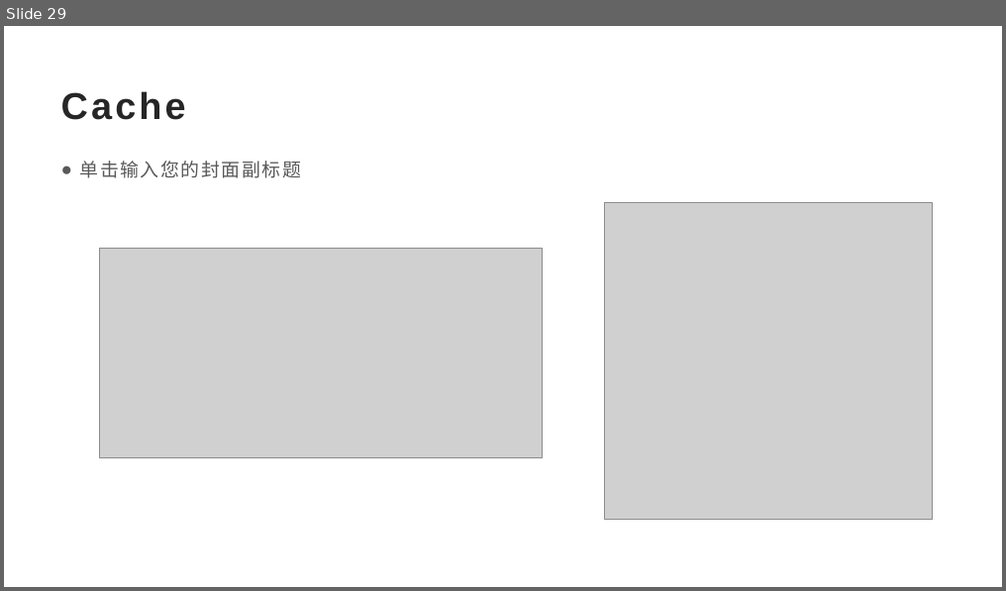
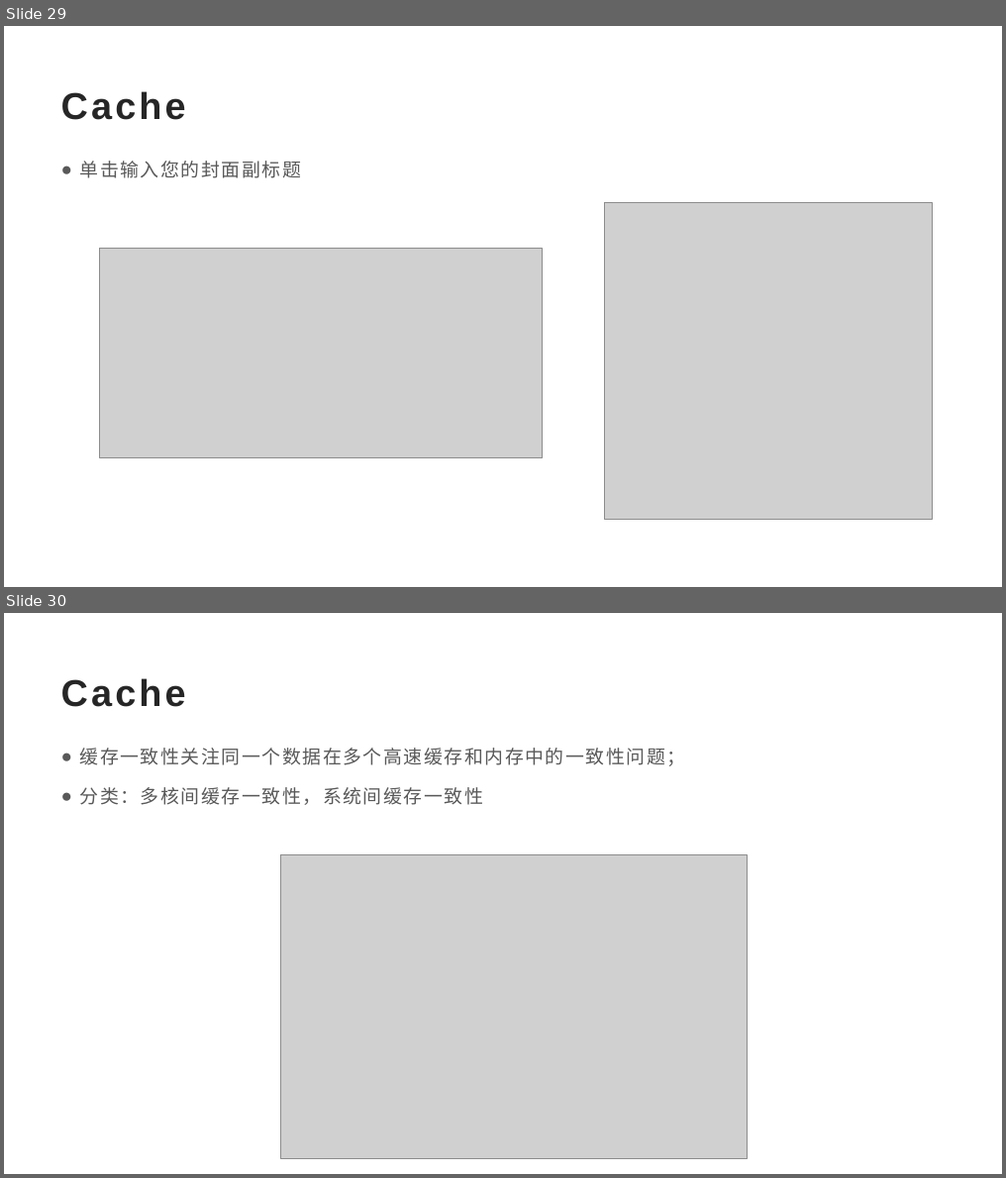
Before and after one commit to dongdongou/ARMv8-A-, a slide deck: ARMv8-A基础介绍.pptx. Shown one above the other, each under a label of ours: slide 29 before the commit, slides 29 and 30 after it. The pictures are 1006x591 and 1006x1178 pixels, drawn with LibreOffice and Linux fonts; fonts in the diff are those of the drawing; grey boxes stand for pictures. Boxes give left, top, right and bottom in pixels: in the first picture for what was removed or moved away, otherwise in the second. Text is boxed around its words. In the diff, an @@ line names an element or a change of style, - is before the commit and + after.

```diff
--- a/ARMv8-A基础介绍.pptx
+++ b/ARMv8-A基础介绍.pptx
@@ slide 30 added at (4,613,1002,1174), background #FFFFFF @@
@@ title added at (61,678,186,707), 36 pt, text #262626, bold @@
+Cache
@@ text added at (80,748,686,805), 18 pt, text #595959 @@
+● 缓存一致性关注同一个数据在多个高速缓存和内存中的一致性问题；
+● 分类：多核间缓存一致性，系统间缓存一致性
@@ picture added at (281,856,747,1159) @@
```
Also in this commit, not shown: 11 slides changed, 1 other slide added, 2 slides removed.
